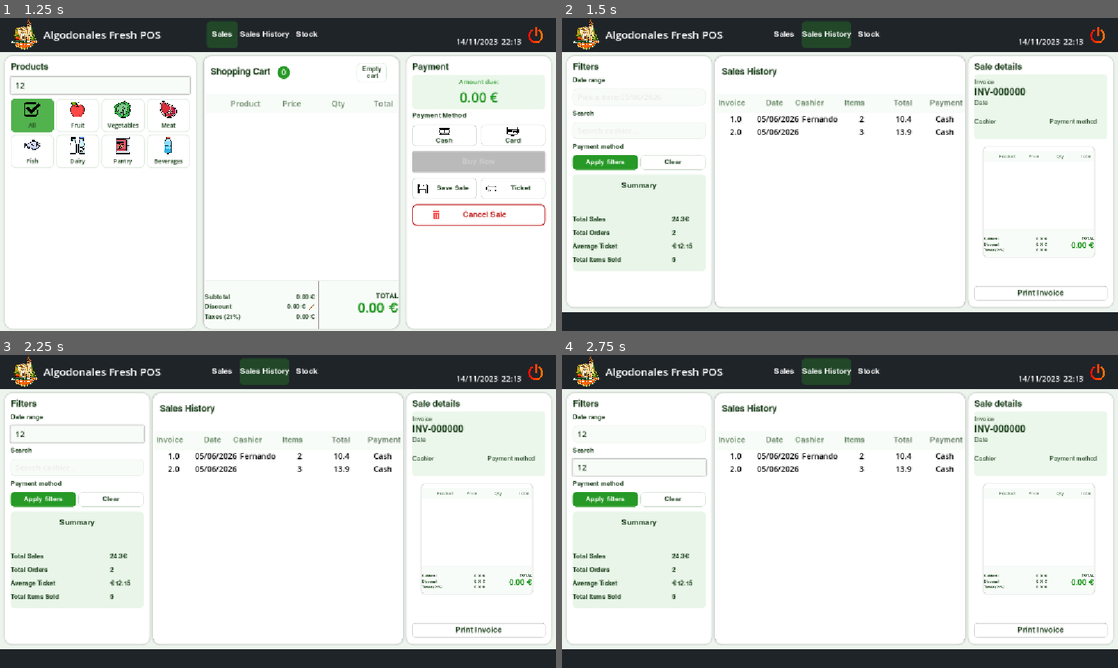
Above: before the commit, frames 1-4 (two rows, left to right).
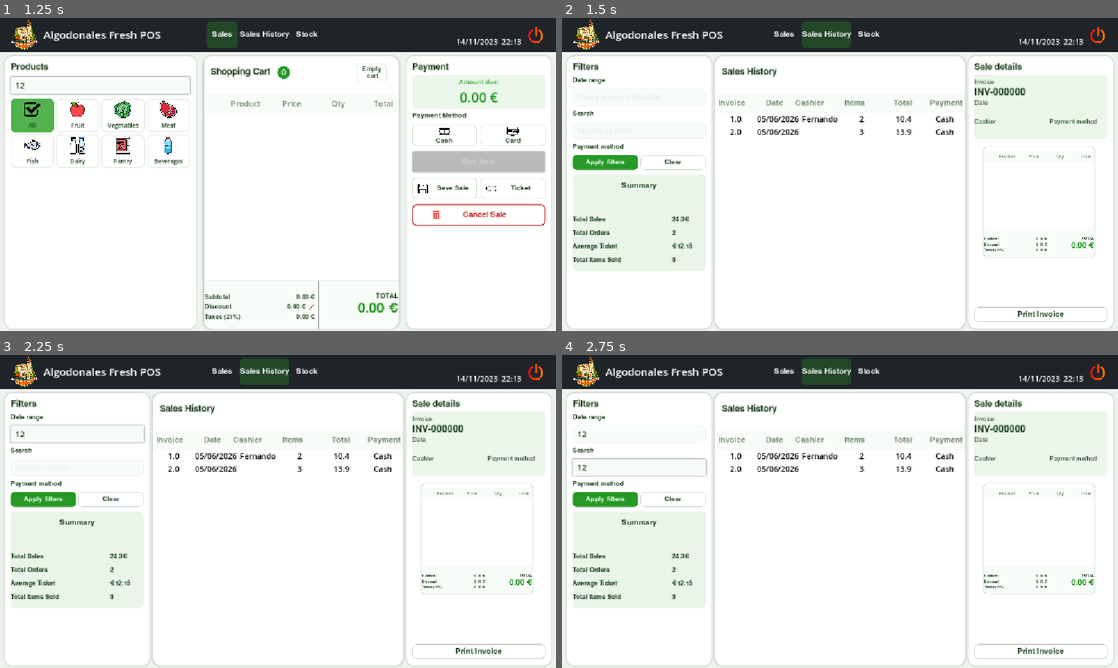
Above: after the commit, the same moments.

Repository: fersaezl/Algodonales-Fresh-POS
Game: Godot game, scene res://Scenes/MainPos.tscn
The game is run twice, just before and just after one commit, with the same random seed, the same clock (stepped at 60 frames per second) and the same inputs. The project has no main scene, so this scene is started directly.
Inputs (mouse positions are in pixels of both pictures, inside the frame that each line leads up to):
- Up to frame 1 (1.25 s): click (100, 86) at 0.52 s; type "12" at 0.6 s
- Up to frame 2 (1.5 s): click "Sales History" at 1.25 s
- Up to frame 3 (2.25 s): click (77, 433) at 2.02 s; type "12" at 2.1 s
- Up to frame 4 (2.75 s): click (639, 467) at 2.25 s; type "12" at 2.33 s

Frame 1 is identical in both runs. In frame 2, 6.9% of the frame differs, in the area x 0-100%, y 85-100%; in frame 3, 6.9%; in frame 4, 6.9%.

Commit message:
Adjust sizes and styles in SalesHList and SalesHistory to improve the visual presentation

Diff:
--- a/Scenes/SalesHList.tscn
+++ b/Scenes/SalesHList.tscn
@@ -43,7 +43,7 @@
 grow_vertical = 2
 
 [node name="MainCard" type="Panel" parent="CenterContainer" unique_id=1438550758]
-custom_minimum_size = Vector2(520, 520)
+custom_minimum_size = Vector2(520, 564)
 layout_mode = 2
 theme_override_styles/panel = SubResource("StyleBoxFlat_puk5m")
 
--- a/Scenes/SalesHistory.tscn
+++ b/Scenes/SalesHistory.tscn
@@ -79,6 +79,20 @@
 corner_radius_bottom_right = 8
 corner_radius_bottom_left = 8
 
+[sub_resource type="StyleBoxFlat" id="StyleBoxFlat_i2o2r"]
+bg_color = Color(0.101960786, 0.47843137, 0.078431375, 1)
+corner_radius_top_left = 10
+corner_radius_top_right = 10
+corner_radius_bottom_right = 10
+corner_radius_bottom_left = 10
+
+[sub_resource type="StyleBoxFlat" id="StyleBoxFlat_lyxug"]
+bg_color = Color(0.21176471, 0.6784314, 0.16078432, 1)
+corner_radius_top_left = 10
+corner_radius_top_right = 10
+corner_radius_bottom_right = 10
+corner_radius_bottom_left = 10
+
 [sub_resource type="StyleBoxFlat" id="StyleBoxFlat_akoho"]
 bg_color = Color(1, 1, 1, 1)
 border_width_left = 1
@@ -86,6 +100,30 @@
 border_width_right = 1
 border_width_bottom = 1
 border_color = Color(0.8352941, 0.88235295, 0.8352941, 1)
+corner_radius_top_left = 8
+corner_radius_top_right = 8
+corner_radius_bottom_right = 8
+corner_radius_bottom_left = 8
+
+[sub_resource type="StyleBoxFlat" id="StyleBoxFlat_js4ow"]
+bg_color = Color(0.8039216, 0.9254902, 0.8039216, 1)
+border_width_left = 1
+border_width_top = 1
+border_width_right = 1
+border_width_bottom = 1
+border_color = Color(0.14901961, 0.6, 0.14901961, 1)
+corner_radius_top_left = 8
+corner_radius_top_right = 8
+corner_radius_bottom_right = 8
+corner_radius_bottom_left = 8
+
+[sub_resource type="StyleBoxFlat" id="StyleBoxFlat_o2umh"]
+bg_color = Color(0.9019608, 0.9607843, 0.9019608, 1)
+border_width_left = 1
+border_width_top = 1
+border_width_right = 1
+border_width_bottom = 1
+border_color = Color(0.36862746, 0.7019608, 0.36862746, 1)
 corner_radius_top_left = 8
 corner_radius_top_right = 8
 corner_radius_bottom_right = 8
@@ -124,22 +162,70 @@
 border_width_top = 1
 border_width_right = 1
 border_width_bottom = 1
-corner_radius_top_left = 5
-corner_radius_top_right = 5
-corner_radius_bottom_right = 5
-corner_radius_bottom_left = 5
+corner_radius_top_left = 8
+corner_radius_top_right = 8
+corner_radius_bottom_right = 8
+corner_radius_bottom_left = 8
+
+[sub_resource type="StyleBoxFlat" id="StyleBoxFlat_mhn2f"]
+bg_color = Color(0.8039216, 0.9254902, 0.8039216, 1)
+border_width_left = 1
+border_width_top = 1
+border_width_right = 1
+border_width_bottom = 1
+border_color = Color(0.14901961, 0.6, 0.14901961, 1)
+corner_radius_top_left = 8
+corner_radius_top_right = 8
+corner_radius_bottom_right = 8
+corner_radius_bottom_left = 8
+
+[sub_resource type="StyleBoxFlat" id="StyleBoxFlat_nbgqq"]
+bg_color = Color(0.9019608, 0.9607843, 0.9019608, 1)
+border_width_left = 1
+border_width_top = 1
+border_width_right = 1
+border_width_bottom = 1
+border_color = Color(0.36862746, 0.7019608, 0.36862746, 1)
+corner_radius_top_left = 8
+corner_radius_top_right = 8
+corner_radius_bottom_right = 8
+corner_radius_bottom_left = 8
 
 [sub_resource type="StyleBoxFlat" id="StyleBoxFlat_kk18p"]
 bg_color = Color(1, 1, 1, 1)
-border_width_left = 3
-border_width_top = 3
-border_width_right = 3
-border_width_bottom = 4
-border_color = Color(0, 0, 0, 1)
+border_width_left = 1
+border_width_top = 1
+border_width_right = 1
+border_width_bottom = 1
 border_blend = true
-
-[sub_resource type="StyleBoxFlat" id="StyleBoxFlat_p6x7q"]
-bg_color = Color(0.12156863, 0.14117648, 0.16078432, 1)
+corner_radius_top_left = 8
+corner_radius_top_right = 8
+corner_radius_bottom_right = 8
+corner_radius_bottom_left = 8
+
+[sub_resource type="StyleBoxFlat" id="StyleBoxFlat_i1u0f"]
+bg_color = Color(0.8039216, 0.9254902, 0.8039216, 1)
+border_width_left = 1
+border_width_top = 1
+border_width_right = 1
+border_width_bottom = 1
+border_color = Color(0.14901961, 0.6, 0.14901961, 1)
+corner_radius_top_left = 8
+corner_radius_top_right = 8
+corner_radius_bottom_right = 8
+corner_radius_bottom_left = 8
+
+[sub_resource type="StyleBoxFlat" id="StyleBoxFlat_en2ic"]
+bg_color = Color(0.9019608, 0.9607843, 0.9019608, 1)
+border_width_left = 1
+border_width_top = 1
+border_width_right = 1
+border_width_bottom = 1
+border_color = Color(0.36862746, 0.7019608, 0.36862746, 1)
+corner_radius_top_left = 8
+corner_radius_top_right = 8
+corner_radius_bottom_right = 8
+corner_radius_bottom_left = 8
 
 [node name="SalesHistory" type="Control" unique_id=1141181362]
 layout_mode = 3
@@ -352,6 +438,8 @@
 theme_override_fonts/font = ExtResource("3_4amme")
 theme_override_font_sizes/font_size = 14
 theme_override_styles/normal = SubResource("StyleBoxFlat_ol7no")
+theme_override_styles/pressed = SubResource("StyleBoxFlat_i2o2r")
+theme_override_styles/hover = SubResource("StyleBoxFlat_lyxug")
 text = "Apply filters"
 
 [node name="ClearButton" type="Button" parent="MarginContainer/MainLayout/MarginContainer/Content/ProductsPanel/MarginContainer/VBoxContainer/HBoxContainer" unique_id=599196255]
@@ -359,9 +447,17 @@
 layout_mode = 2
 size_flags_horizontal = 3
 theme_override_colors/font_color = Color(0.1764706, 0.3019608, 0.1764706, 1)
+theme_override_colors/font_focus_color = Color(0.1764706, 0.3019608, 0.1764706, 1)
+theme_override_colors/font_pressed_color = Color(0.1764706, 0.3019608, 0.1764706, 1)
+theme_override_colors/font_hover_color = Color(0.1764706, 0.3019608, 0.1764706, 1)
+theme_override_colors/font_hover_pressed_color = Color(0.1764706, 0.3019608, 0.1764706, 1)
+theme_override_colors/font_disabled_color = Color(0.1764706, 0.3019608, 0.1764706, 1)
+theme_override_colors/font_outline_color = Color(0.1764706, 0.3019608, 0.1764706, 1)
 theme_override_fonts/font = ExtResource("3_4amme")
 theme_override_font_sizes/font_size = 14
 theme_override_styles/normal = SubResource("StyleBoxFlat_akoho")
+theme_override_styles/pressed = SubResource("StyleBoxFlat_js4ow")
+theme_override_styles/hover = SubResource("StyleBoxFlat_o2umh")
 text = "Clear"
 
 [node name="SummaryPanel" type="PanelContainer" parent="MarginContainer/MainLayout/MarginContainer/Content/ProductsPanel/MarginContainer/VBoxContainer" unique_id=1119211475]
@@ -563,22 +659,35 @@
 layout_mode = 2
 size_flags_vertical = 10
 theme_override_colors/font_color = Color(0.101960786, 0.23921569, 0.101960786, 1)
+theme_override_colors/font_focus_color = Color(0.101960786, 0.23921569, 0.101960786, 1)
+theme_override_colors/font_pressed_color = Color(0.101960786, 0.23921569, 0.101960786, 1)
+theme_override_colors/font_hover_color = Color(0.101960786, 0.23921569, 0.101960786, 1)
+theme_override_colors/font_hover_pressed_color = Color(0.101960786, 0.23921569, 0.101960786, 1)
+theme_override_colors/font_disabled_color = Color(0.101960786, 0.23921569, 0.101960786, 1)
+theme_override_colors/font_outline_color = Color(0.101960786, 0.23921569, 0.101960786, 1)
 theme_override_fonts/font = ExtResource("3_4amme")
 theme_override_styles/normal = SubResource("StyleBoxFlat_gh28p")
+theme_override_styles/pressed = SubResource("StyleBoxFlat_mhn2f")
+theme_override_styles/hover = SubResource("StyleBoxFlat_nbgqq")
 text = "Print Invoice"
 
 [node name="saleButton" type="Button" parent="MarginContainer/MainLayout/MarginContainer/Content/PaymentPanel/MarginContainer/VBoxContainer" unique_id=1365284997]
 unique_name_in_owner = true
 visible = false
-layout_mode = 2
-theme_override_colors/font_color = Color(0, 0, 0, 1)
+custom_minimum_size = Vector2(0, 30)
+layout_mode = 2
+theme_override_colors/font_color = Color(0.101960786, 0.23921569, 0.101960786, 1)
+theme_override_colors/font_focus_color = Color(0.101960786, 0.23921569, 0.101960786, 1)
+theme_override_colors/font_pressed_color = Color(0.101960786, 0.23921569, 0.101960786, 1)
+theme_override_colors/font_hover_color = Color(0.101960786, 0.23921569, 0.101960786, 1)
+theme_override_colors/font_hover_pressed_color = Color(0.101960786, 0.23921569, 0.101960786, 1)
+theme_override_colors/font_disabled_color = Color(0.101960786, 0.23921569, 0.101960786, 1)
+theme_override_colors/font_outline_color = Color(0.101960786, 0.23921569, 0.101960786, 1)
+theme_override_fonts/font = ExtResource("3_4amme")
 theme_override_styles/normal = SubResource("StyleBoxFlat_kk18p")
-text = "SALE"
-
-[node name="PanelContainer" type="PanelContainer" parent="MarginContainer/MainLayout" unique_id=1516869984]
-custom_minimum_size = Vector2(0, 40)
-layout_mode = 2
-theme_override_styles/panel = SubResource("StyleBoxFlat_p6x7q")
+theme_override_styles/pressed = SubResource("StyleBoxFlat_i1u0f")
+theme_override_styles/hover = SubResource("StyleBoxFlat_en2ic")
+text = "Sale"
 
 [connection signal="pressed" from="MarginContainer/MainLayout/TopBar/MarginContainer/HBoxContainer/MenuSection/Sales" to="." method="_on_sales_pressed"]
 [connection signal="pressed" from="MarginContainer/MainLayout/TopBar/MarginContainer/HBoxContainer/MenuSection/History" to="." method="_on_history_pressed"]
